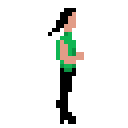
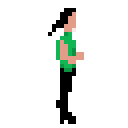
Before/after of a w=128, h=128 layered artwork. What changed in the layer stack:
showed "Layer 8 copy 3" over [52, 24, 76, 64]
hid "Layer 8 copy" over [52, 24, 76, 64]
